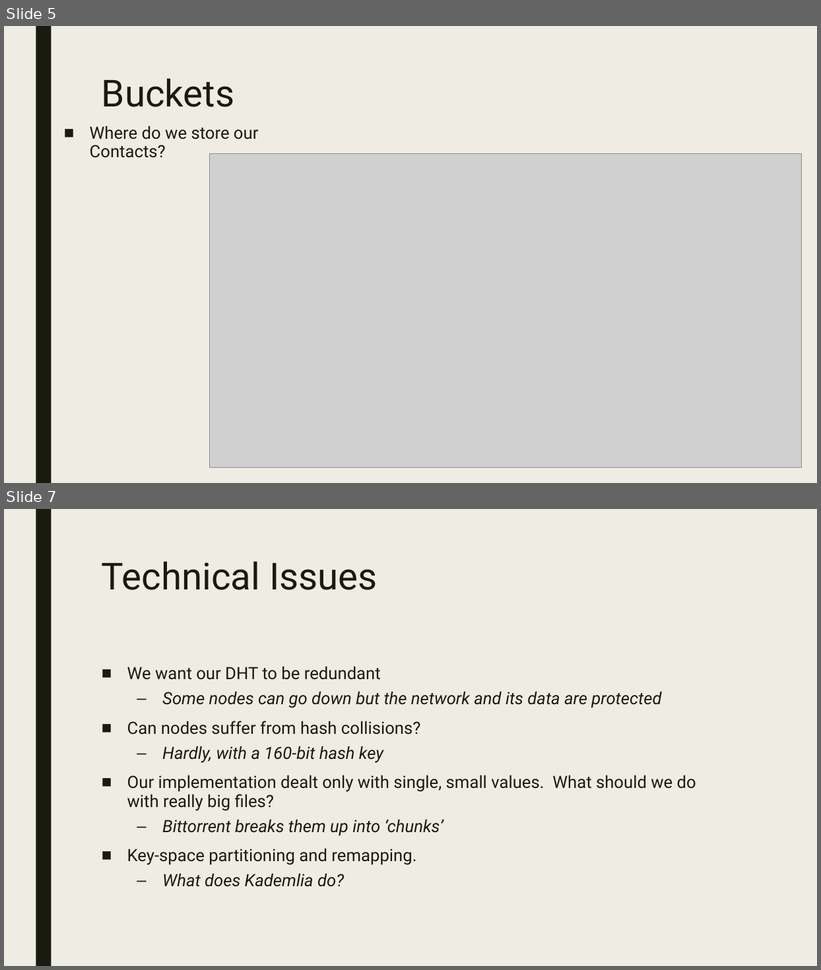
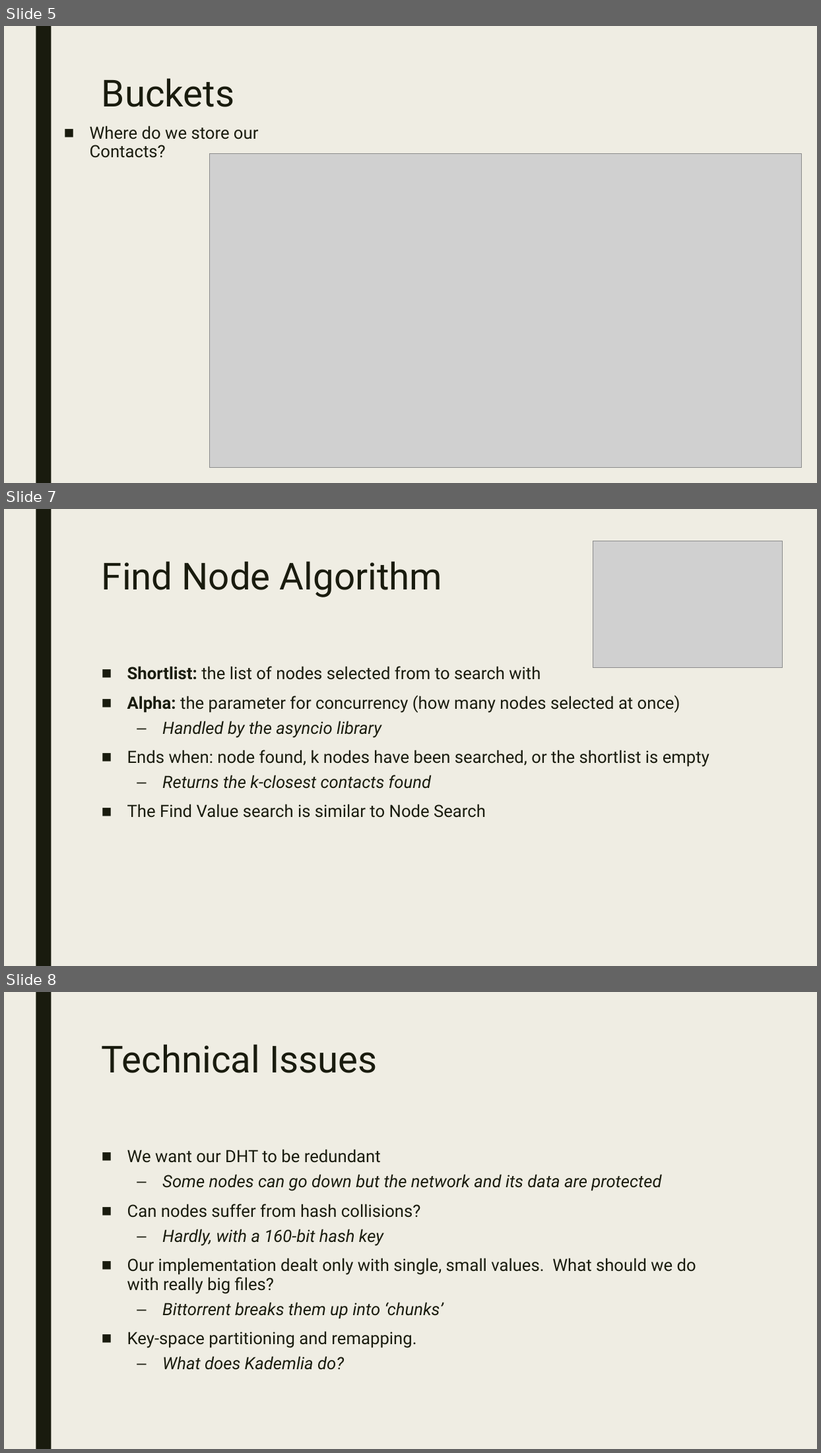
Before and after one commit to rowan-maclachlan/cmpt-434-proj, a slide deck: report/presentation.pptx. Shown one above the other, each under a label of ours: slides 5 and 7 before the commit, slides 5, 7 and 8 after it; the slides between them are not shown. The pictures are 821x970 and 821x1453 pixels, drawn with LibreOffice and Linux fonts; fonts in the diff are those of the drawing; grey boxes stand for pictures. Boxes give left, top, right and bottom in pixels: in the first picture for what was removed or moved away, otherwise in the second. Text is boxed around its words. In the diff, an @@ line names an element or a change of style, - is before the commit and + after.

Commit message:
added node search slide to presentation

```diff
--- a/report/presentation.pptx
+++ b/report/presentation.pptx
@@ slide 7 added at bbox=[4, 509, 817, 966], background #EFEDE3; not listed: 1 template element that a slide beside it also shows @@
@@ picture added at bbox=[593, 541, 783, 667] @@
@@ title added at bbox=[102, 561, 442, 597], 44 pt, text #191B0E @@
+Find Node Algorithm
@@ text added at bbox=[127, 666, 710, 818], 20 pt, text #191B0E @@
+■ Shortlist: the list of nodes selected from to search with
+■ Alpha: the parameter for concurrency (how many nodes selected at once)
+  – Handled by the asyncio library
+■ Ends when: node found, k nodes have been searched, or the shortlist is empty
+  – Returns the k-closest contacts found
+■ The Find Value search is similar to Node Search
@@ what was slide 7 is now slide 8 @@
```
Also in this commit, not shown: 1 slide changed.
